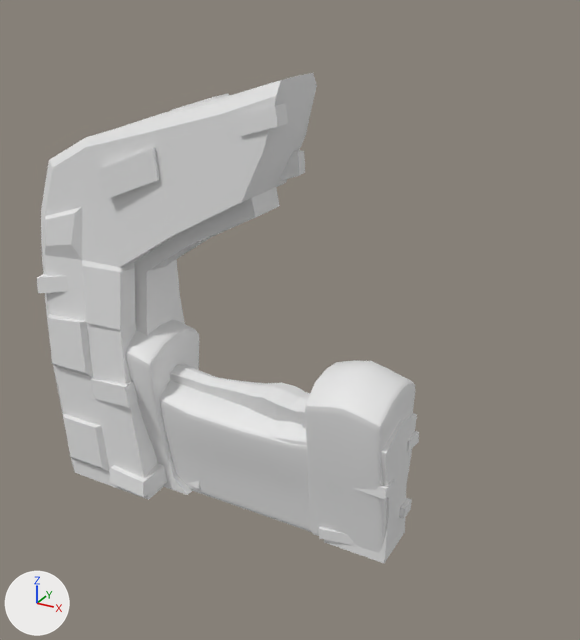
Two versions of the FBX model Assets/Meshes/Fence_Meshes.fbx, one commit apart.
The view is the same before and after, from a camera (50 mm lens) standing at (3.86, -4.48, 3.84) and looking at (1.38, 0.03, 1.58). Every picture has the same lights, and +X, +Y and +Z are marked at lower left. Materials are left out; every surface is plain grey. Where no turn or scale is listed for an object, it has been applied to the vertices.

Script lines for the objects in view, before the commit:
```python
ob_fence_cobble_cap = bpy.data.objects.new('Fence_Cobble_Cap', me_mesh_005)
ob_fence_cobble_cap.location = (-0.022, -0.031, 0.006)
ob_fence_cobble_gate = bpy.data.objects.new('Fence_Cobble_Gate', me_mesh_004)
ob_fence_cobble_gate.location = (0.0, 0.0, 0.0)
ob_fence_cobble_wall = bpy.data.objects.new('Fence_Cobble_Wall', me_mesh_006)
ob_fence_cobble_wall.location = (-0.015, -0.019, 0.006)
ob_fence_hedge_cap = bpy.data.objects.new('Fence_Hedge_Cap', me_mesh)
ob_fence_hedge_cap.location = (-0.045, -0.026, 0.006)
ob_fence_hedge_wall = bpy.data.objects.new('Fence_Hedge_Wall', me_mesh_001)
ob_fence_hedge_wall.location = (0.142, -0.033, 0.006)
ob_fence_wood_cap = bpy.data.objects.new('Fence_Wood_Cap', me_mesh_002)
ob_fence_wood_cap.location = (-0.241, -0.057, 0.006)
ob_fence_wood_wall = bpy.data.objects.new('Fence_Wood_Wall', me_mesh_003)
ob_fence_wood_wall.location = (-0.239, -0.054, 0.006)
```
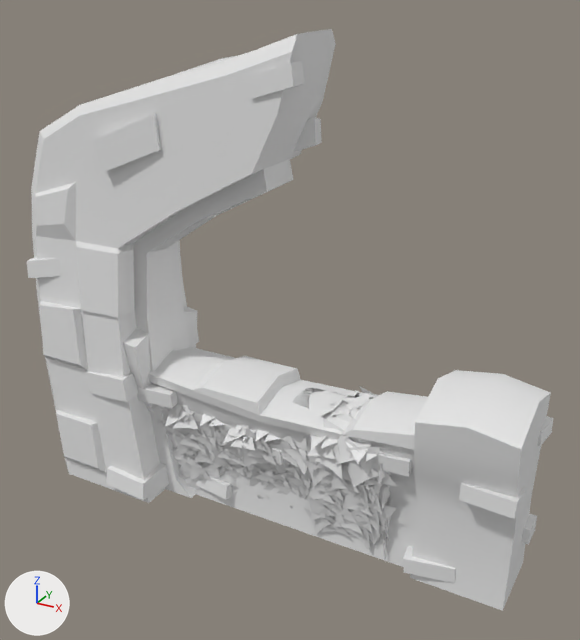
Diff of the bpy script that builds the scene:
```diff
--- a/Assets/Meshes/Fence_Meshes.fbx.py
+++ b/Assets/Meshes/Fence_Meshes.fbx.py
@@ me_mesh_005 @@
 me_mesh_005.from_pydata(...)  # 348 vertices, 272 faces; spans x -0.27..2.33, y -0.29..0.29, z -0.01..1.08
 # used by ob_fence_cobble_cap; location = (-0.022, -0.031, 0.006)
+# me_mesh_005 part 1: the whole mesh is scaled about the mesh origin by 1.36
@@ me_mesh_004 @@
 me_mesh_004.from_pydata(...)  # 272 vertices, 240 faces; spans x -0.71..1.47, y -0.49..0.48, z 0.0..3.23
 # used by ob_fence_cobble_gate; location = (0.0, 0.0, 0.0)
+# me_mesh_004 part 3: the whole mesh is scaled about the mesh origin by 1.08
@@ me_mesh_006 @@
 me_mesh_006.from_pydata(...)  # 258 vertices, 200 faces; spans x -0.27..1.85, y -0.29..0.29, z -0.01..1.08
 # used by ob_fence_cobble_wall; location = (-0.015, -0.019, 0.006)
+# me_mesh_006 part 2: the whole mesh is scaled about the mesh origin by 1.36
@@ me_mesh_005_1 @@
+me_mesh_005_1.from_pydata(...)  # 4154 vertices, 2148 faces; spans x -0.43..2.41, y -0.47..0.48, z -0.06..1.11
@@ ob_fence_cobble_cap @@
 ob_fence_cobble_cap = bpy.data.objects.new('Fence_Cobble_Cap', me_mesh_005)
-ob_fence_cobble_cap.location = (-0.022, -0.031, 0.006)
+ob_fence_cobble_cap.location = (0.0, 0.0, 0.0)
@@ ob_fence_hedge_wall @@
-ob_fence_hedge_wall = bpy.data.objects.new('Fence_Hedge_Wall', me_mesh_001)
-ob_fence_hedge_wall.location = (0.142, -0.033, 0.006)
@@ ob_fence_wood_wall @@
 ob_fence_wood_wall = bpy.data.objects.new('Fence_Wood_Wall', me_mesh_003)
-ob_fence_wood_wall.location = (-0.239, -0.054, 0.006)
+ob_fence_wood_wall.location = (0.0, 0.0, 0.0)
@@ ob_fence_hedge_cap @@
-ob_fence_hedge_cap = bpy.data.objects.new('Fence_Hedge_Cap', me_mesh)
-ob_fence_hedge_cap.location = (-0.045, -0.026, 0.006)
@@ ob_hedge_fence_cap @@
+ob_hedge_fence_cap = bpy.data.objects.new('Hedge_Fence_Cap', me_mesh_005_1)
+ob_hedge_fence_cap.location = (0.0, 0.029, 0.0)
```

Location of each change, [x1, y1, x2, y2] in pixels of the pictures (580 x 640 px):
'Fence_Cobble_Gate', mesh rescaled (10% wider, 11% taller): before [37, 73, 317, 500]; after [27, 29, 336, 503]
'Fence_Cobble_Cap', mesh rescaled, moved: before [187, 413, 419, 563]; after [144, 370, 554, 611]
'Fence_Cobble_Wall', mesh rescaled (not visible before): after [123, 306, 428, 567]
'Fence_Hedge_Wall', deleted: before [126, 319, 311, 530]
'Hedge_Fence_Cap', added: after [151, 386, 397, 560]
'Fence_Hedge_Cap', deleted: before [160, 360, 415, 553]
'Fence_Wood_Wall', moved: before [178, 364, 310, 399]; after [292, 388, 324, 409]
'Fence_Wood_Cap', unchanged, covered by the edit: before [170, 365, 308, 429]; after [293, 388, 359, 422]
